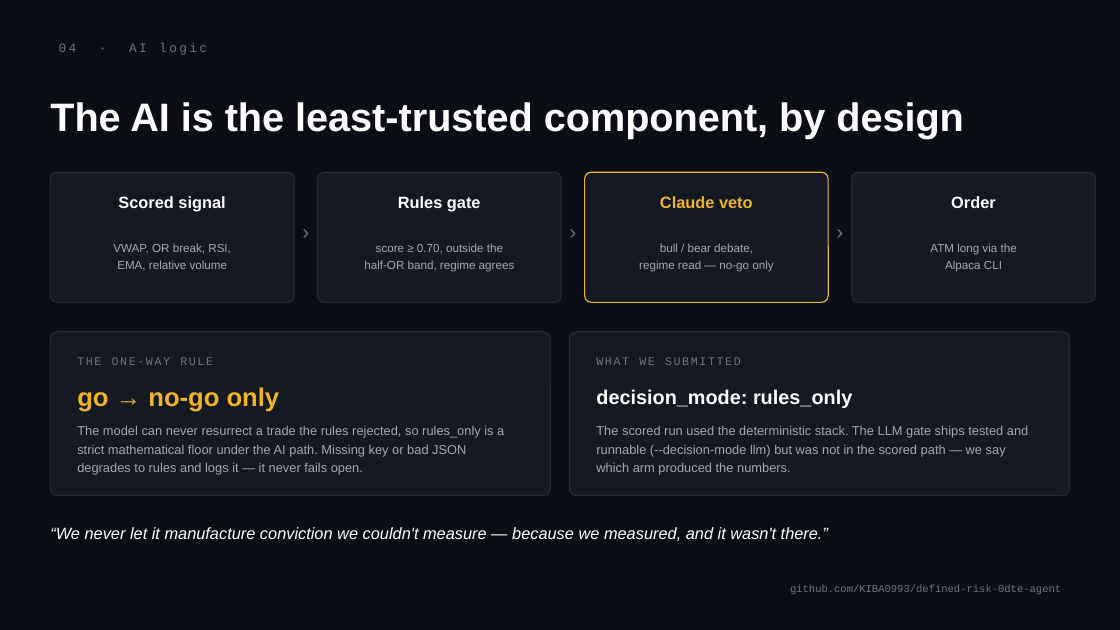
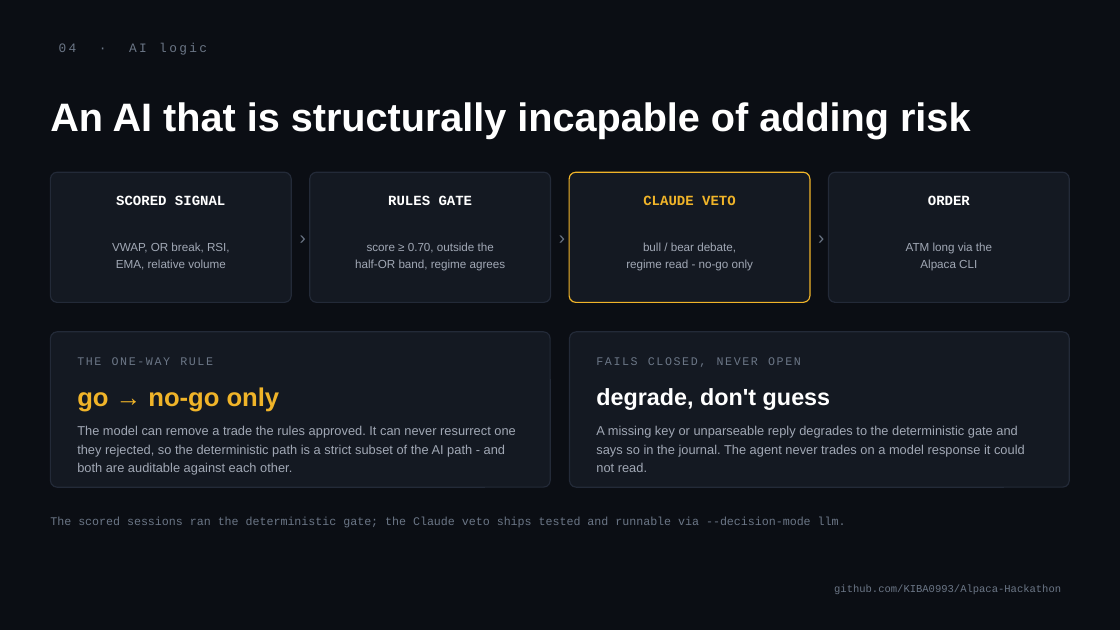
Before and after one commit to KIBA0993/Alpaca-Hackathon, a slide deck: slide 5 of assets/deck.pptx. Drawn at 1120x630 pixels with LibreOffice and Linux fonts; fonts in the diff are those of the drawing. Boxes give left, top, right and bottom in pixels: in the first picture for what was removed or moved away, otherwise in the second. Text is boxed around its words. In the diff, an @@ line names an element or a change of style, - is before the commit and + after.

```diff
--- a/assets/deck.pptx
+++ b/assets/deck.pptx
@@ text at [50, 102, 970, 138]: text changed @@
-The AI is the least-trusted component, by design
+An AI that is structurally incapable of adding risk
@@ rounded rectangle: place and size @@
-rounded rectangle at [318, 172, 561, 302]
+rounded rectangle at [310, 172, 551, 302]
@@ rounded rectangle: place and size @@
-rounded rectangle at [585, 172, 828, 302]
+rounded rectangle at [570, 172, 811, 302]
@@ rounded rectangle: place and size @@
-rounded rectangle at [852, 172, 1096, 302]
+rounded rectangle at [828, 172, 1070, 302]
@@ text at [116, 195, 225, 205]: text changed; size 14 to 12 pt; font Arial to Courier New @@
-Scored signal
+SCORED SIGNAL
@@ text at [388, 195, 473, 205]: text changed; size 14 to 12 pt; font Arial to Courier New @@
-Rules gate
+RULES GATE
@@ text at [643, 195, 736, 205]: text changed; size 14 to 12 pt; font Arial to Courier New @@
-Claude veto
+CLAUDE VETO
@@ text at [928, 195, 970, 205]: text changed; size 14 to 12 pt; font Arial to Courier New @@
-Order
+ORDER
@@ text "score ≥ 0.70, outside the": place and size @@
-text "score ≥ 0.70, outside the" at [364, 243, 515, 272]
+text "score ≥ 0.70, outside the" at [355, 242, 506, 271]
@@ text "›": place and size @@
-text "›" at [561, 214, 585, 248]
+text "›" at [550, 220, 569, 254]
@@ text "bull / bear debate,": place and size @@
-text "bull / bear debate," at [639, 243, 773, 272]
+text "bull / bear debate," at [626, 242, 753, 271]
@@ size 18 to 16 pt in 3 elements at [292, 220, 310, 254], [550, 220, 569, 254], [810, 220, 828, 254] @@
@@ text "›": place and size @@
-text "›" at [828, 214, 852, 248]
+text "›" at [810, 220, 828, 254]
@@ text "ATM long via the": place and size @@
-text "ATM long via the" at [930, 243, 1017, 272]
+text "ATM long via the" at [906, 242, 992, 270]
@@ text at [626, 259, 753, 271]: text changed @@
-regime read — no-go only
+regime read - no-go only
@@ rounded rectangle: place and size @@
-rounded rectangle at [50, 332, 550, 496]
+rounded rectangle at [50, 332, 550, 487]
@@ rounded rectangle at [50, 332, 550, 487]: proportions changed @@
@@ rounded rectangle at [570, 332, 1070, 487]: proportions changed @@
@@ rounded rectangle: place and size @@
-rounded rectangle at [570, 332, 1070, 496]
+rounded rectangle at [570, 332, 1070, 487]
@@ text at [596, 357, 801, 367]: text changed @@
-WHAT WE SUBMITTED
+FAILS CLOSED, NEVER OPEN
@@ text at [596, 388, 830, 410]: text changed; size 17 to 20 pt @@
-decision_mode: rules_only
+degrade, don't guess
@@ text at [77, 425, 515, 475]: text changed @@
-The model can never resurrect a trade the rules rejected, so rules_only is a strict mathematical floor under the AI path. Missing key or bad JSON degrades to rules and logs it — it never fails open.
+The model can remove a trade the rules approved. It can never resurrect one they rejected, so the deterministic path is a strict subset of the AI path - and both are auditable against each other.
@@ text at [596, 425, 1025, 472]: text changed @@
-The scored run used the deterministic stack. The LLM gate ships tested and runnable (--decision-mode llm) but was not in the scored path — we say which arm produced the numbers.
+A missing key or unparseable reply degrades to the deterministic gate and says so in the journal. The agent never trades on a model response it could not read.
@@ text at [50, 517, 846, 528]: text changed; size 14 to 10 pt; font Arial to Courier New; text colour #FFFFFF to #6B7686; italic off @@
-“We never let it manufacture conviction we couldn't measure — because we measured, and it wasn't there.”
+The scored sessions ran the deterministic gate; the Claude veto ships tested and runnable via --decision-mode llm.
@@ text at [834, 584, 1061, 594]: text changed @@
-github.com/KIBA0993/defined-risk-0dte-agent
+github.com/KIBA0993/Alpaca-Hackathon
```
Also in this commit, not shown: 6 other slides changed, 1 slide added, 1 slide removed, 5 other files.
